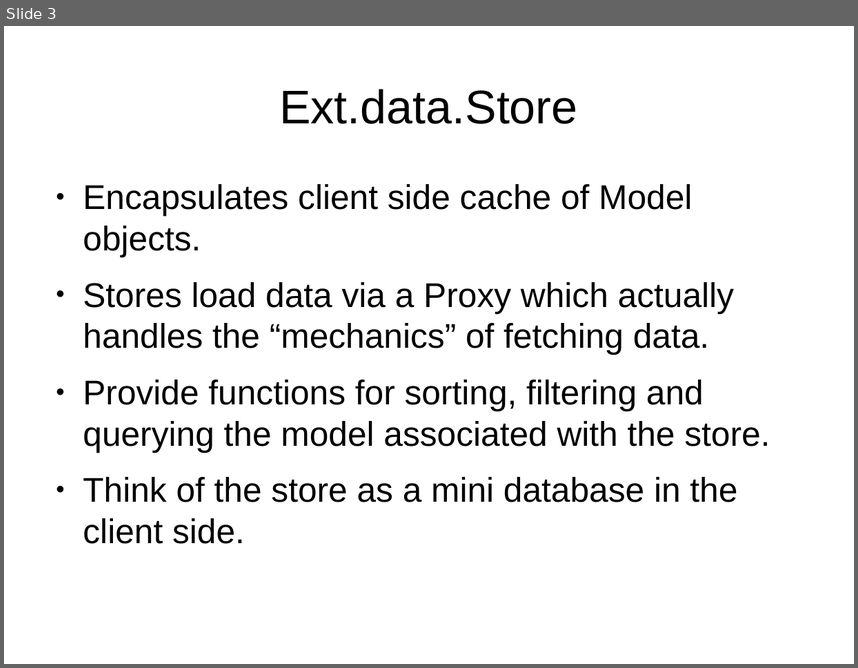
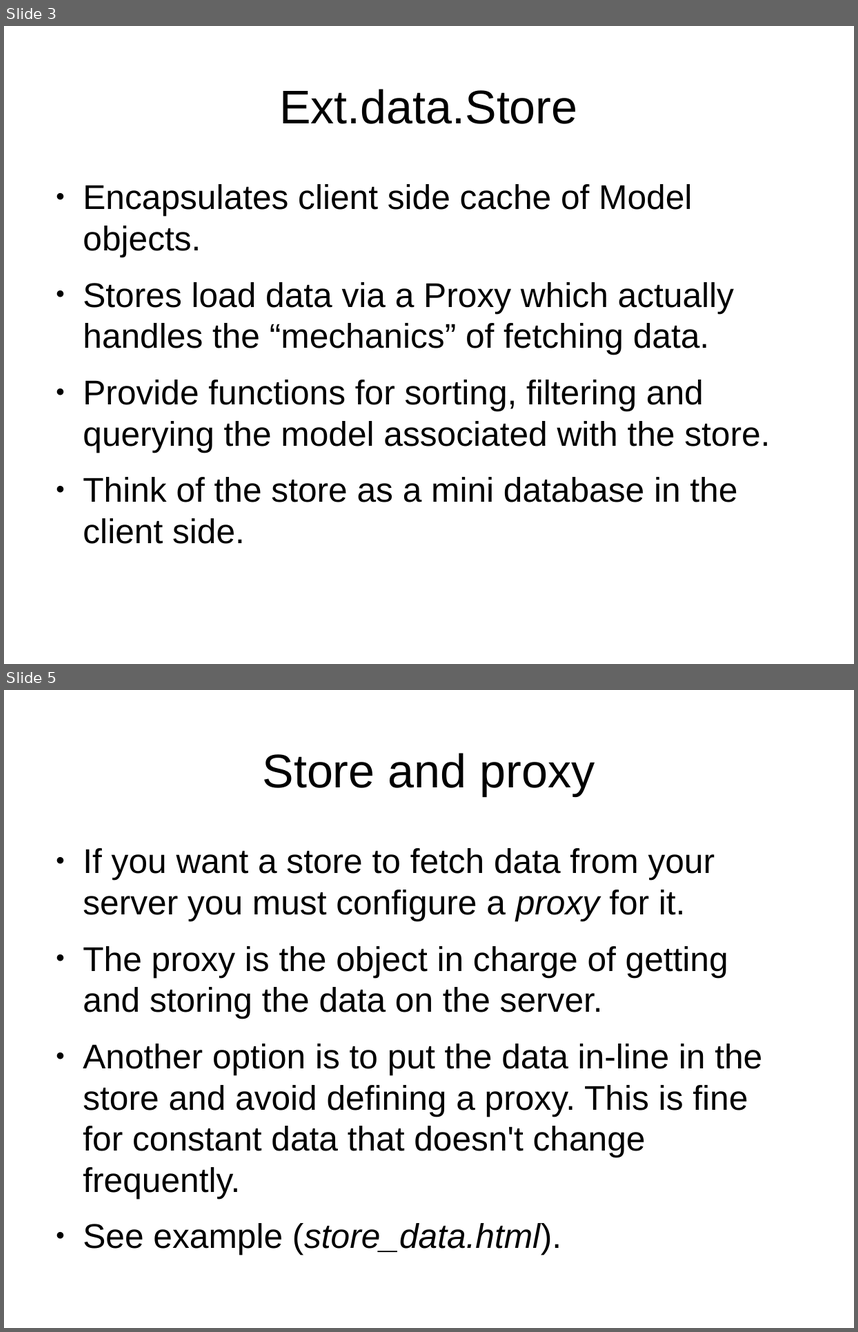
Before and after one commit to veltzer/demos, a slide deck: javascript/extjs/doc/extjs_data.odp. Shown one above the other, each under a label of ours: slide 3 before the commit, slides 3 and 5 after it; the slides between them are not shown. The pictures are 858x668 and 858x1332 pixels, drawn with LibreOffice and Linux fonts; fonts in the diff are those of the drawing. Boxes give left, top, right and bottom in pixels: in the first picture for what was removed or moved away, otherwise in the second. Text is boxed around its words. In the diff, an @@ line names an element or a change of style, - is before the commit and + after.

```diff
--- a/javascript/extjs/doc/extjs_data.odp
+++ b/javascript/extjs/doc/extjs_data.odp
@@ slide 5 added at box(4, 690, 854, 1328), background #FFFFFF @@
@@ title added at box(263, 753, 595, 796), 44 pt, text #000000 @@
+Store and proxy
@@ text added at box(83, 848, 762, 1254), 32 pt, text #000000 @@
+● If you want a store to fetch data from your server you must configure a proxy for it.
+● The proxy is the object in charge of getting and storing the data on the server.
+● Another option is to put the data in-line in the store and avoid defining a proxy. This is fine for constant data that doesn't change frequently.
+● See example (store_data.html).
```
Also in this commit, not shown: 2 other slides added, 2 other files.
